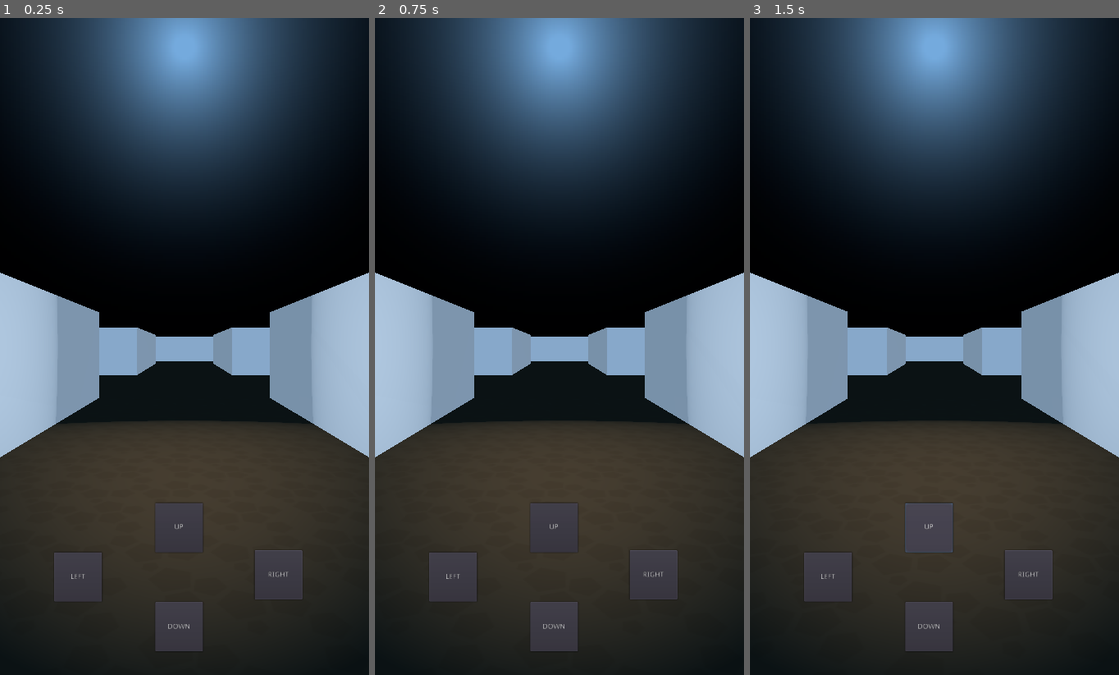
Above: before the commit, frames 1-3 (left to right).
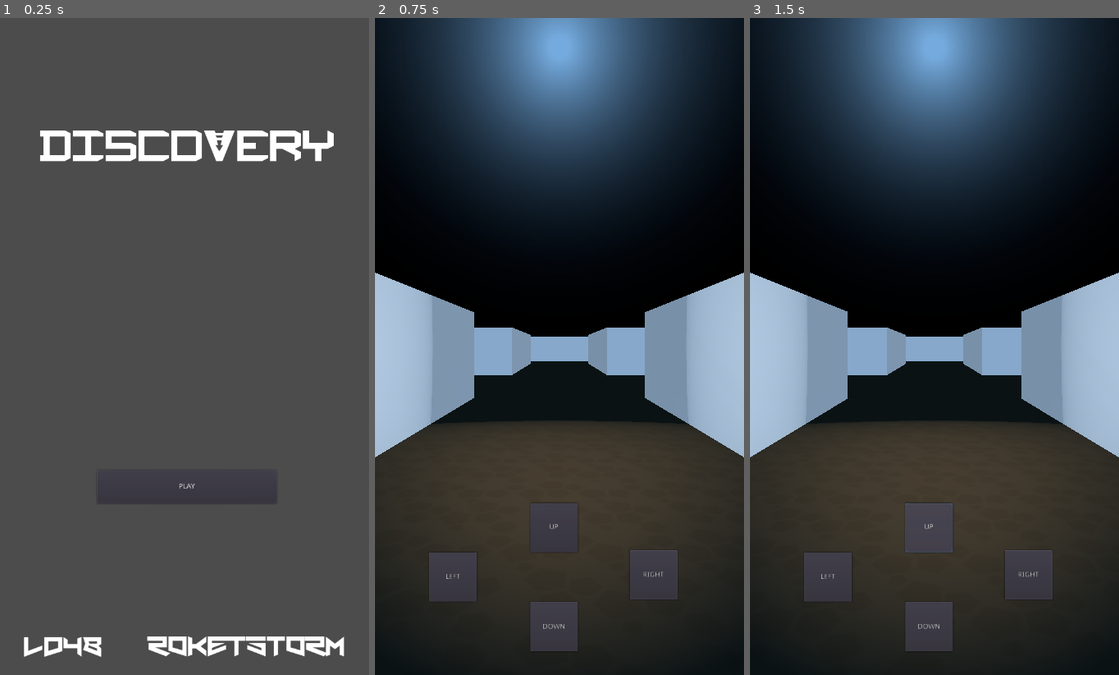
Above: after the commit, the same moments.

Repository: roketstorm/Discovery
Game: Godot game, scene res://Menu.tscn
Same seed, same stepped clock (60 frames per second), same inputs: the game is played once before the commit and once after it. Before the commit the project starts from res://Level1DEMO.tscn.
Inputs (mouse positions are in pixels of both pictures, inside the frame that each line leads up to):
- Up to frame 1 (0.25 s): no input
- Up to frame 2 (0.75 s): click (563, 484) at 0.5 s, where only the run after the commit has a clickable "PLAY"
- Up to frame 3 (1.5 s): click "UP" at 1.25 s

The runs differ from the first frame. In frame 1, 94% of the frame differs, in the area x 0-100%, y 0-100%; in frame 2, nothing differs; in frame 3, nothing differs.

Commit message:
Added menu and transitions

Diff:
--- /dev/null
+++ b/Menu.gd
@@ -0,0 +1,20 @@
+extends Control
+
+
+# Declare member variables here. Examples:
+# var a = 2
+# var b = "text"
+
+
+# Called when the node enters the scene tree for the first time.
+func _ready():
+	pass # Replace with function body.
+
+
+# Called every frame. 'delta' is the elapsed time since the previous frame.
+#func _process(delta):
+#	pass
+
+
+func _on_Button_pressed():
+	get_tree().change_scene("res://Level1DEMO.tscn")
--- /dev/null
+++ b/Menu.tscn
@@ -0,0 +1,58 @@
+[gd_scene load_steps=5 format=2]
+
+[ext_resource path="res://assets/img/ld48.png" type="Texture" id=1]
+[ext_resource path="res://assets/img/rks.png" type="Texture" id=2]
+[ext_resource path="res://assets/img/logo.png" type="Texture" id=3]
+[ext_resource path="res://Menu.gd" type="Script" id=4]
+
+[node name="Control" type="Control"]
+anchor_right = 1.0
+anchor_bottom = 1.0
+script = ExtResource( 4 )
+__meta__ = {
+"_edit_use_anchors_": false
+}
+
+[node name="TextureRect" type="TextureRect" parent="."]
+margin_left = 63.0
+margin_top = 206.0
+margin_right = 673.0
+margin_bottom = 306.0
+texture = ExtResource( 3 )
+__meta__ = {
+"_edit_use_anchors_": false
+}
+
+[node name="TextureRect2" type="TextureRect" parent="."]
+margin_left = 274.62
+margin_top = 1185.79
+margin_right = 884.62
+margin_bottom = 1285.79
+rect_scale = Vector2( 0.8, 0.8 )
+texture = ExtResource( 2 )
+__meta__ = {
+"_edit_use_anchors_": false
+}
+
+[node name="TextureRect3" type="TextureRect" parent="."]
+margin_left = 34.9858
+margin_top = 1187.11
+margin_right = 644.986
+margin_bottom = 1287.11
+rect_scale = Vector2( 0.8, 0.8 )
+texture = ExtResource( 1 )
+__meta__ = {
+"_edit_use_anchors_": false
+}
+
+[node name="Button" type="Button" parent="."]
+margin_left = 189.049
+margin_top = 881.047
+margin_right = 540.049
+margin_bottom = 946.047
+text = "PLAY"
+__meta__ = {
+"_edit_use_anchors_": false
+}
+
+[connection signal="pressed" from="Button" to="." method="_on_Button_pressed"]
--- a/project.godot
+++ b/project.godot
@@ -11,7 +11,7 @@
 [application]
 
 config/name="Discovery"
-run/main_scene="res://Level1DEMO.tscn"
+run/main_scene="res://Menu.tscn"
 config/icon="res://icon.png"
 
 [display]
Not shown: 3 places in Level1DEMO.tscn that only renumber resources
Binary file added: assets/img/ld48.png
Not shown, added: assets/img/ld48.png.import
Binary file added: assets/img/logo.png
Not shown, added: assets/img/logo.png.import
Binary file added: assets/img/rks.png
Not shown, added: assets/img/rks.png.import
